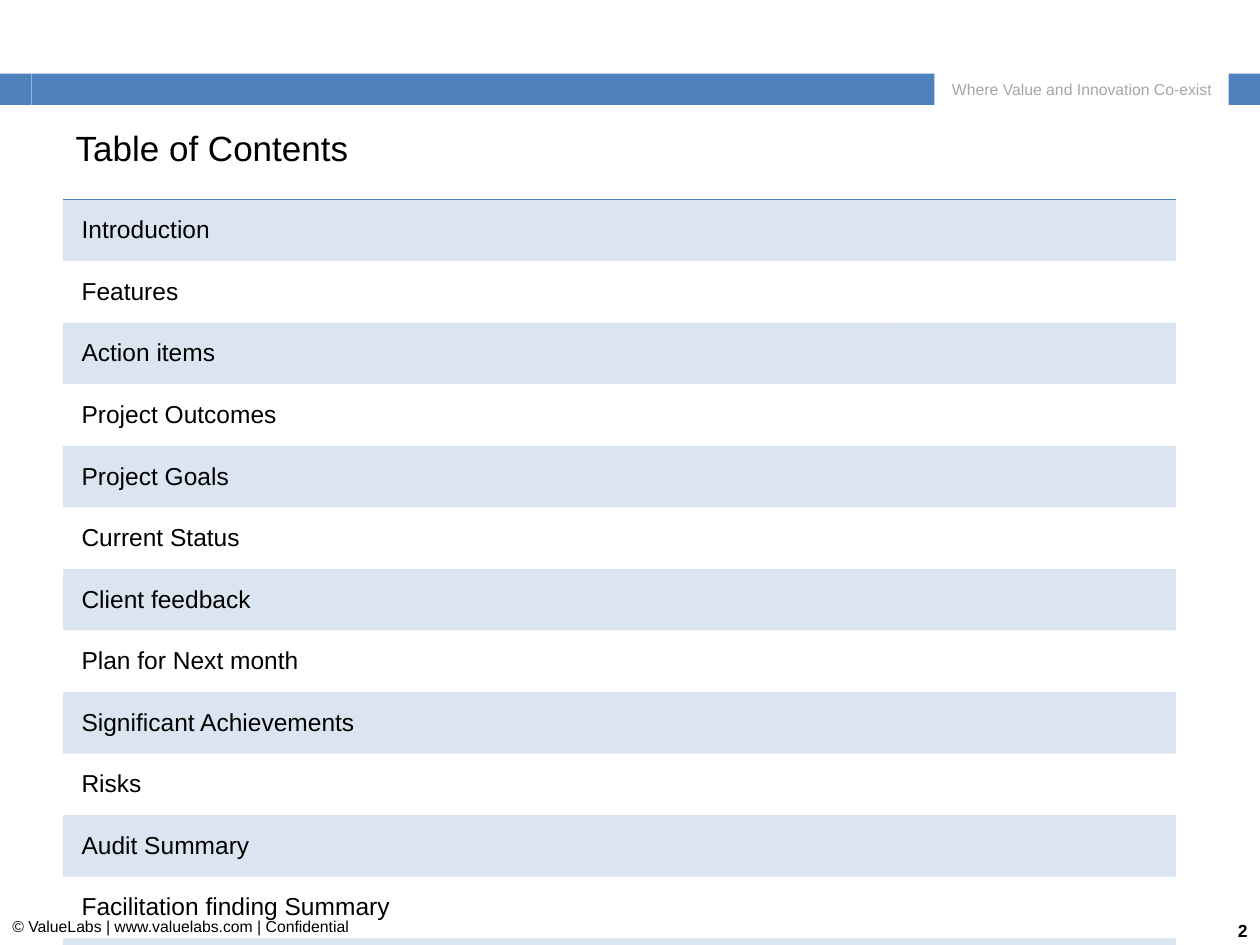
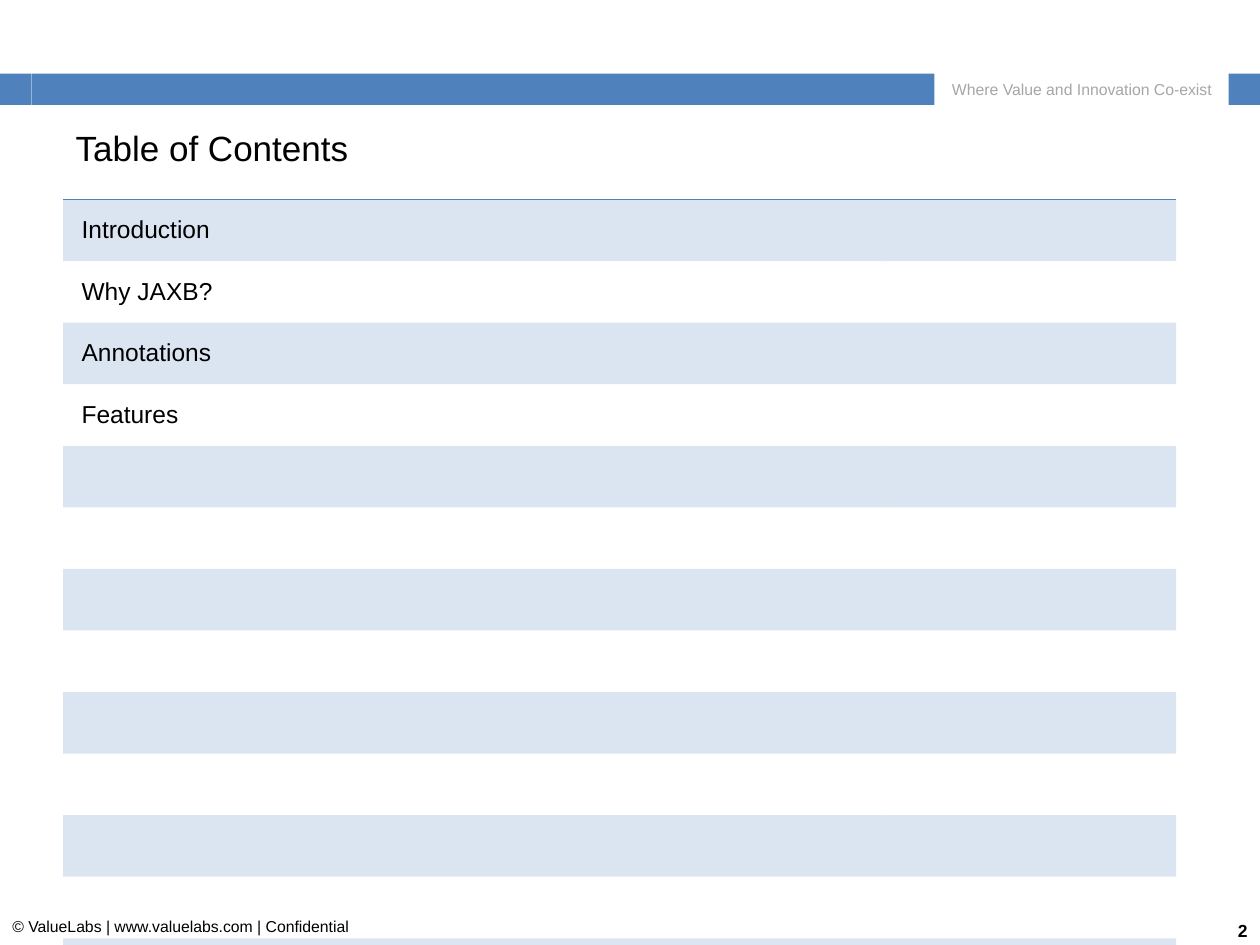
Before and after one commit to kbeathanabhotla/jaxb-examples, a slide deck: slide 2 of src/main/resources/ValueLabs_TAG_Training_JAXB.ppt. Drawn at 1260x945 pixels with LibreOffice and Linux fonts; fonts in the diff are those of the drawing; background and template pictures are left out. Boxes give left, top, right and bottom in pixels: in the first picture for what was removed or moved away, otherwise in the second. Text is boxed around its words. In the diff, an @@ line names an element or a change of style, - is before the commit and + after.

Commit message:
updated ppt

```diff
--- a/src/main/resources/ValueLabs_TAG_Training_JAXB.ppt
+++ b/src/main/resources/ValueLabs_TAG_Training_JAXB.ppt
@@ table at [63,199,1177,871] @@
+row 2: Why JAXB? | 
+row 3: Annotations | 
-row 3: Action items | 
-row 4: Project Outcomes | 
-row 5: Project Goals | 
-row 6: Current Status | 
-row 7: Client feedback | 
-row 8: Plan for Next month | 
-row 9: Significant Achievements | 
-row 10: Risks | 
-row 11: Audit Summary | 
-row 12: Facilitation finding Summary | 
-row 13: Project Metrics | 
-row 14: Lessons Learned | 
+row 5:  | 
+row 6:  | 
+row 7:  | 
+row 8:  | 
+row 9:  | 
+row 10:  | 
+row 11:  | 
+row 12:  | 
+row 13:  | 
+row 14:  | 
```
Also in this commit, not shown: 1 other slide changed, 1 slide added.
